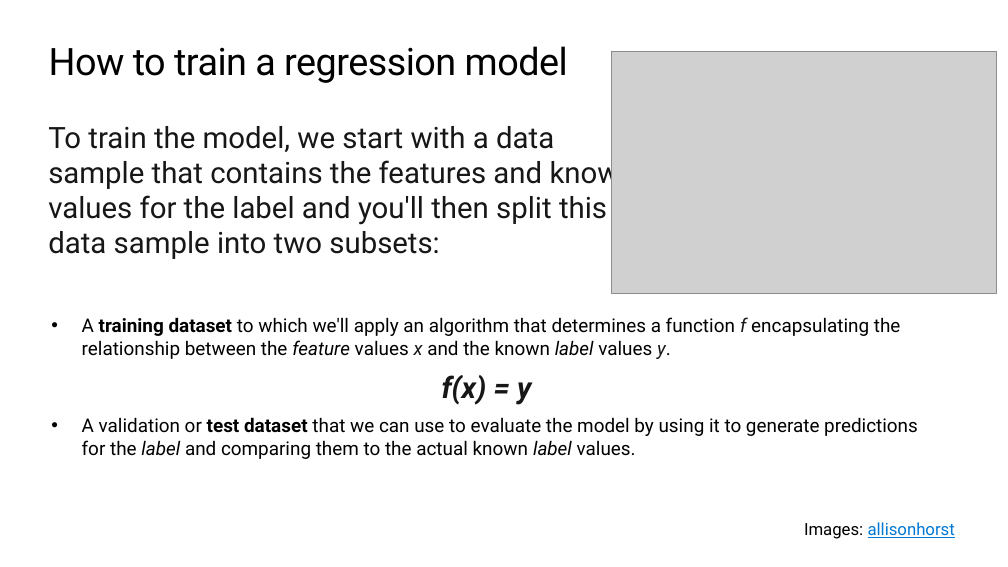
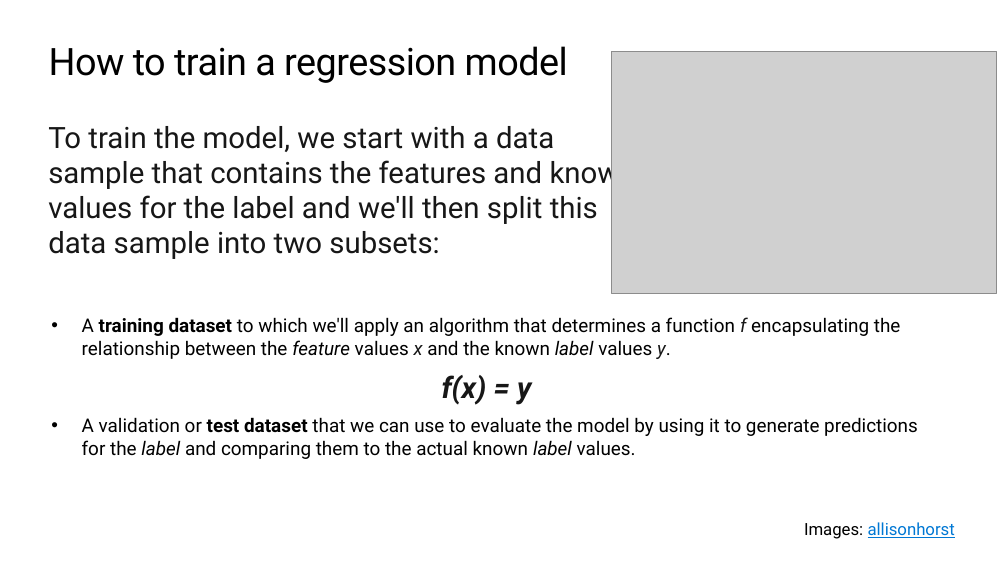
Before and after one commit to microsoft/workshop-library, a slide deck: slide 6 of full/intro-regression-R-tidymodels/slides.pptx. Drawn at 1008x567 pixels with LibreOffice and Linux fonts; fonts in the diff are those of the drawing; grey boxes stand for pictures; background and template pictures are left out. Boxes give left, top, right and bottom in pixels: in the first picture for what was removed or moved away, otherwise in the second. Text is boxed around its words. In the diff, an @@ line names an element or a change of style, - is before the commit and + after.

```diff
--- a/full/intro-regression-R-tidymodels/slides.pptx
+++ b/full/intro-regression-R-tidymodels/slides.pptx
@@ text at (48,126,636,259): text changed @@
-To train the model, we start with a data sample that contains the features and known values for the label and you'll then split this data sample into two subsets:
+To train the model, we start with a data sample that contains the features and known values for the label and we'll then split this data sample into two subsets:
```
Also in this commit, not shown: 1 other file.
